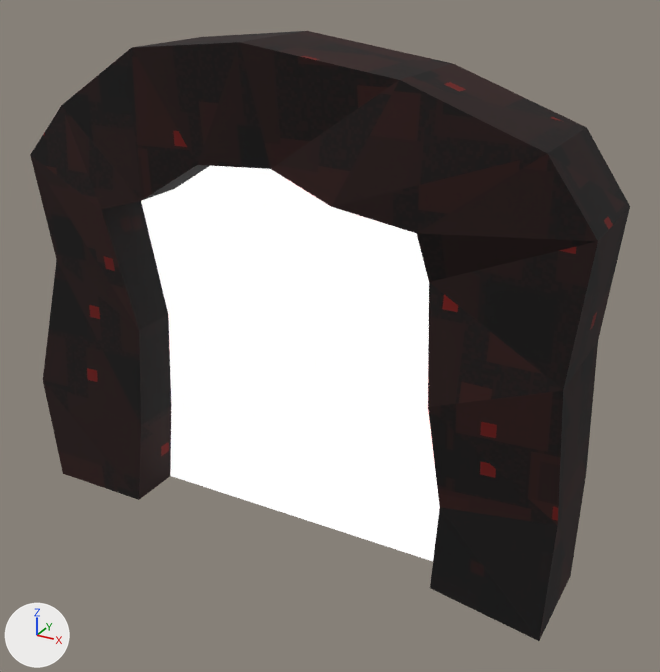
Before and after pictures for a commit that changed the glTF model maps/bentham_ring/models/portal.glb.
The view is the same before and after, from a 50 mm lens placed at (3.44, -5.68, 4.63), pointed at (0.28, 0.05, 1.76). Arrows for +X, +Y and +Z are at lower left; the lights stay in place. The first picture is the older version. Objects named as collision shapes, trigger or cutter boxes, shadow casters or lower levels of detail are left out.

In view in the first picture: 'Portal'.
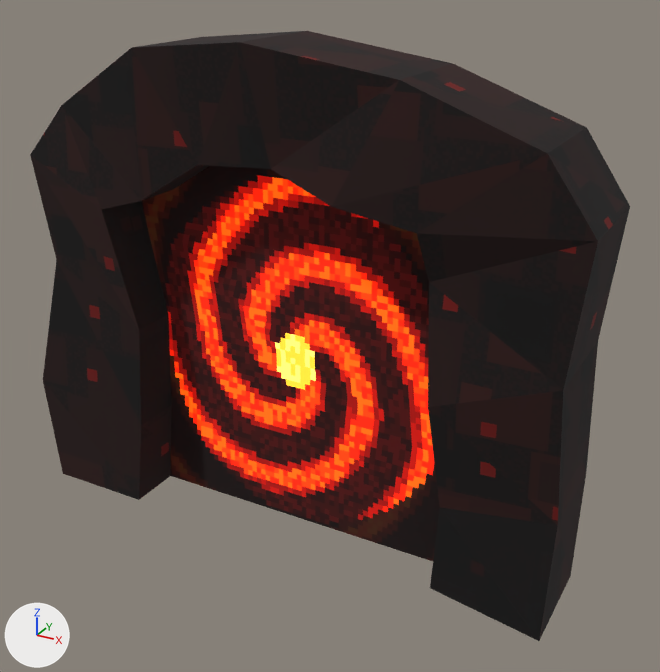
Location of each change, (x1, y1, x2, y2) in pixels of the pictures (660 x 672 px):
'Portal', surface changed (white to red): (102, 162, 443, 565) in both

Diff of the bpy script that builds the scene:
```diff
--- a/maps/bentham_ring/models/portal.glb.py
+++ b/maps/bentham_ring/models/portal.glb.py
@@ mat_portalglow @@
 n1 = _N.new('ShaderNodeOutputMaterial'); n1.name = 'Material Output'
+n4 = _N.new('ShaderNodeTexImage'); n4.name = 'Image Texture'
+n4.image = img_hell_props_albedo
+n4.interpolation = 'Closest'
 n2 = _N.new('ShaderNodeMix'); n2.name = 'Mix'
@@ mat_portalglow @@
 n3 = _N.new('ShaderNodeVertexColor'); n3.name = 'Color Attribute'
-n4 = _N.new('ShaderNodeTexImage'); n4.name = 'Image Texture'
-n4.image = img_hell_props_albedo
-n4.interpolation = 'Closest'
+n5 = _N.new('ShaderNodeTexImage'); n5.name = 'Image Texture.001'
+n5.image = img_hell_props_albedo
+n5.interpolation = 'Closest'
 _L.new(n0.outputs[0], n1.inputs[0])  # 'BSDF' to 'Surface'
@@ mat_portalglow @@
 n0 = _N.new('ShaderNodeBsdfPrincipled'); n0.name = 'Principled BSDF'
 _L.new(n3.outputs[0], n2.inputs[7])  # 'Color' to 'B'
-_L.new(n4.outputs[0], n2.inputs[6])  # 'Color' to 'A'
+_L.new(n4.outputs[0], n0.inputs[27])  # 'Color' to 'Emission Color'
+_L.new(n5.outputs[0], n2.inputs[6])  # 'Color' to 'A'
```
